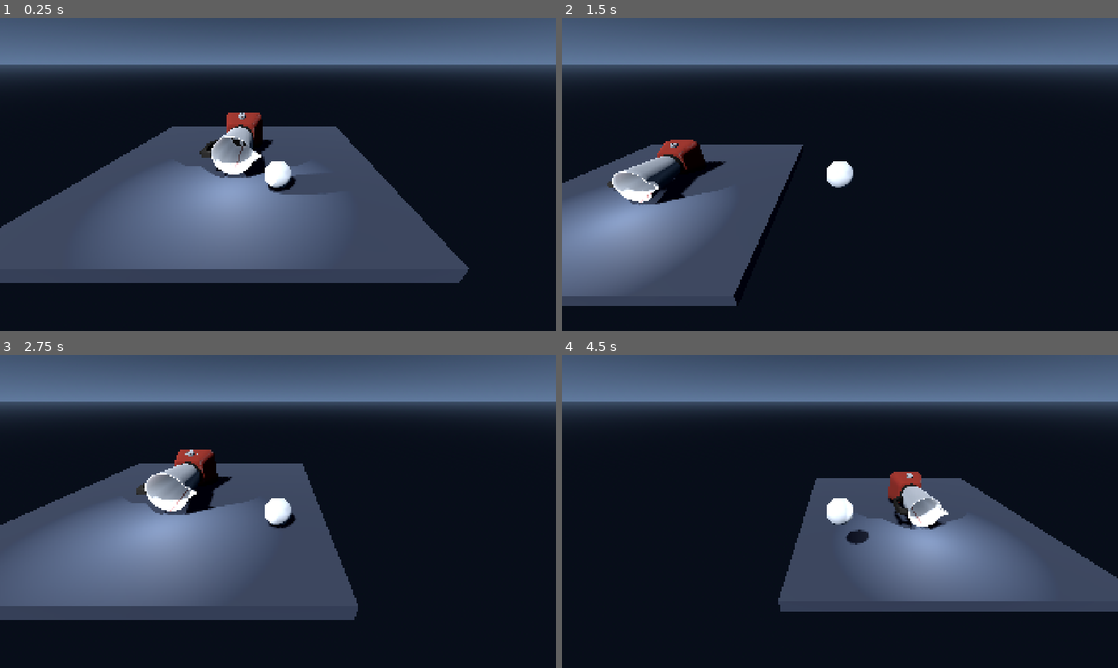
Above: before the commit, frames 1-4 (two rows, left to right).
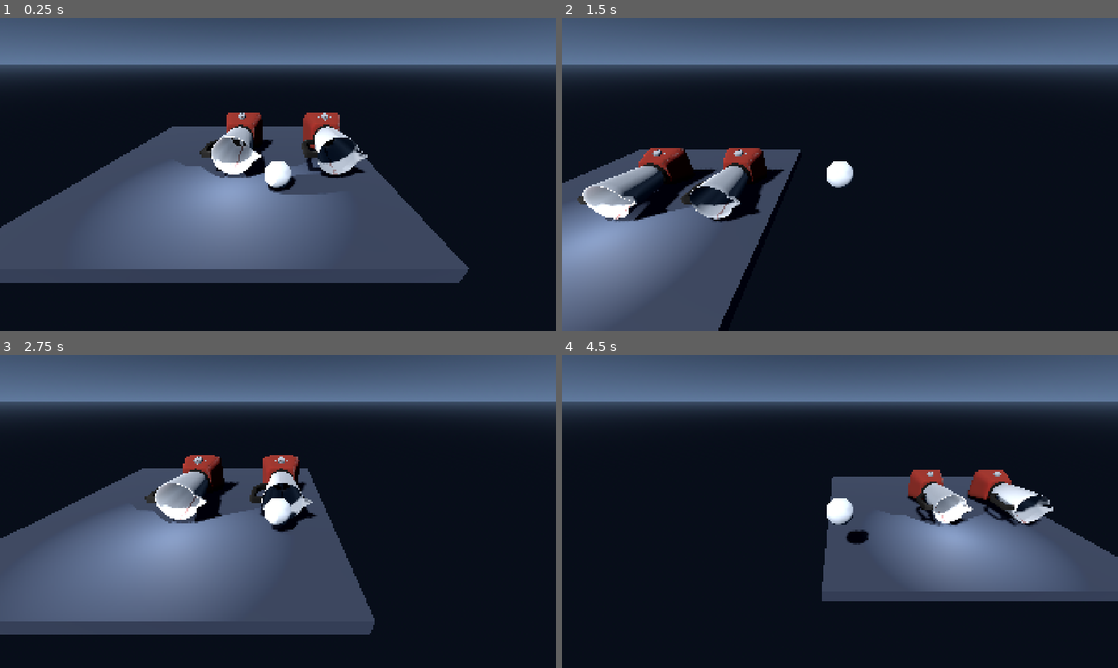
Above: after the commit, the same moments.

Repository: DestroyerMob/rolypoly
Game: Godot game, scene res://scenes/obstacles/blender_demo.tscn
Two runs of this game, one before a commit and one after it. Both use one fixed random seed, a clock stepped at 60 frames per second and the inputs below. This scene is started directly instead of the project's main scene.
Inputs (mouse positions are in pixels of both pictures, inside the frame that each line leads up to):
- Up to frame 1 (0.25 s): no input
- Up to frame 2 (1.5 s): tap Enter at 0.5 s; move the mouse to (962, 158) at 0.52 s; hold D (right) 0.53-1.28 s; click (962, 158) at 0.6 s; tap Space (jump) at 0.77 s; move the mouse to (728, 190) at 1.27 s; hold S (backward) from 1.28 s (still down); tap Tab at 1.35 s
- Up to frame 3 (2.75 s): tap Space (jump) at 1.52 s; move the mouse to (333, 442) at 2.02 s; release S (backward) at 2.03 s; hold D (right) from 2.03 s (still down); tap F at 2.1 s
- Up to frame 4 (4.5 s): move the mouse to (812, 574) at 2.77 s; release D (right) at 2.78 s; hold W (forward) 2.78-3.53 s; tap E at 2.85 s; click (812, 574) at 2.92 s; tap Space (jump) at 3.02, 3.77 s; move the mouse to (1006, 558) at 3.52 s; hold Q 3.53-4.28 s; hold A (left) from 3.53 s (still down); move the mouse to (673, 464) at 4.27 s; click (673, 464) at 4.35 s

The runs differ from the first frame. In frame 1, 1.6% of the frame differs, in the area x 54-67%, y 30-52%; in frame 2, 8.9%; in frame 3, 11%; in frame 4, 13%, in the area x 38-100%, y 36-82%.

Commit message:
Added an invisible ramp so that the player can go into the blender properly

Diff:
--- a/scenes/obstacles/blender.tscn
+++ b/scenes/obstacles/blender.tscn
@@ -1,9 +1,40 @@
-[gd_scene load_steps=3 format=3]
+[gd_scene load_steps=8 format=3]
 
 [ext_resource type="PackedScene" path="res://assets/models/obstacles/blender/blender_model.tscn" id="1_model"]
 [ext_resource type="Script" path="res://scripts/obstacles/blender.gd" id="2_blender"]
+[ext_resource type="Script" path="res://scripts/death_zone.gd" id="3_death_zone"]
+[ext_resource type="Shape3D" path="res://assets/models/obstacles/blender/housing_collision.res" id="4_housing_collision"]
+[ext_resource type="PhysicsMaterial" path="res://materials/physics/StandardPhysics.tres" id="5_physics"]
+
+[sub_resource type="CylinderShape3D" id="CylinderShape3D_blade"]
+height = 0.14
+radius = 0.43
+
+[sub_resource type="ConvexPolygonShape3D" id="ConvexPolygonShape3D_entry_ramp"]
+points = PackedVector3Array(-0.65, 0, 0.8, 0.65, 0, 0.8, -0.65, 0, -0.8, 0.65, 0, -0.8, -0.65, 0.32, -0.8, 0.65, 0.32, -0.8)
 
 [node name="Blender" type="Node3D"]
 script = ExtResource("2_blender")
 
 [node name="Model" parent="." instance=ExtResource("1_model")]
+
+[node name="BladeDeathZone" type="Area3D" parent="Model/BladePivot"]
+position = Vector3(0, -0.012, 0)
+collision_layer = 0
+monitorable = false
+script = ExtResource("3_death_zone")
+
+[node name="CollisionShape3D" type="CollisionShape3D" parent="Model/BladePivot/BladeDeathZone"]
+shape = SubResource("CylinderShape3D_blade")
+
+[node name="Body" type="StaticBody3D" parent="."]
+physics_material_override = ExtResource("5_physics")
+
+[node name="CollisionShape3D" type="CollisionShape3D" parent="Body"]
+shape = ExtResource("4_housing_collision")
+
+[node name="EntryRamp" type="CollisionShape3D" parent="Body"]
+transform = Transform3D(-1, 0, 0, 0, 0, 1, 0, 1, 0, 0, 4.25, -0.945)
+shape = SubResource("ConvexPolygonShape3D_entry_ramp")
+
+[connection signal="body_entered" from="Model/BladePivot/BladeDeathZone" to="Model/BladePivot/BladeDeathZone" method="_on_body_entered"]
--- a/scenes/obstacles/blender_demo.tscn
+++ b/scenes/obstacles/blender_demo.tscn
@@ -4,7 +4,6 @@
 [ext_resource type="PackedScene" uid="uid://djiilbxcqnx2h" path="res://packed_scenes/player.tscn" id="2_player"]
 [ext_resource type="PackedScene" uid="uid://cvcmiuroex4jf" path="res://scenes/player_start.tscn" id="3_start"]
 [ext_resource type="PackedScene" uid="uid://13eepn7as43i" path="res://scenes/death_zone.tscn" id="4_death_zone"]
-[ext_resource type="Shape3D" path="res://assets/models/obstacles/blender/housing_collision.res" id="5_housing_collision"]
 [ext_resource type="PhysicsMaterial" uid="uid://ctjaakpok6sre" path="res://materials/physics/StandardPhysics.tres" id="6_physics"]
 [ext_resource type="PackedScene" uid="uid://doto3ydjf6imw" path="res://packed_scenes/default_camera.tscn" id="7_camera"]
 
@@ -52,11 +51,12 @@
 [node name="Lid" parent="Blender/Model" index="1" unique_id=1347012686]
 visible = false
 
-[node name="Body" type="StaticBody3D" parent="Blender" unique_id=1527098349]
-physics_material_override = ExtResource("6_physics")
+[node name="PullBlender" parent="." instance=ExtResource("1_blender")]
+transform = Transform3D(-1, 8.742278e-08, -6.600236e-15, 0, 7.54979e-08, 1, 8.742278e-08, 1, -7.54979e-08, 4, 0.945, -1.85)
+force_strength = -10.0
 
-[node name="CollisionShape3D" type="CollisionShape3D" parent="Blender/Body" unique_id=1895191201]
-shape = ExtResource("5_housing_collision")
+[node name="Lid" parent="PullBlender/Model" index="1"]
+visible = false
 
 [node name="PlayerStart" parent="." unique_id=945333811 instance=ExtResource("3_start")]
 transform = Transform3D(1, 0, 0, 0, 1, 0, 0, 0, 1, 1.75, 0, 2.5)
@@ -86,3 +86,5 @@
 
 [editable path="Blender"]
 [editable path="Blender/Model"]
+[editable path="PullBlender"]
+[editable path="PullBlender/Model"]
